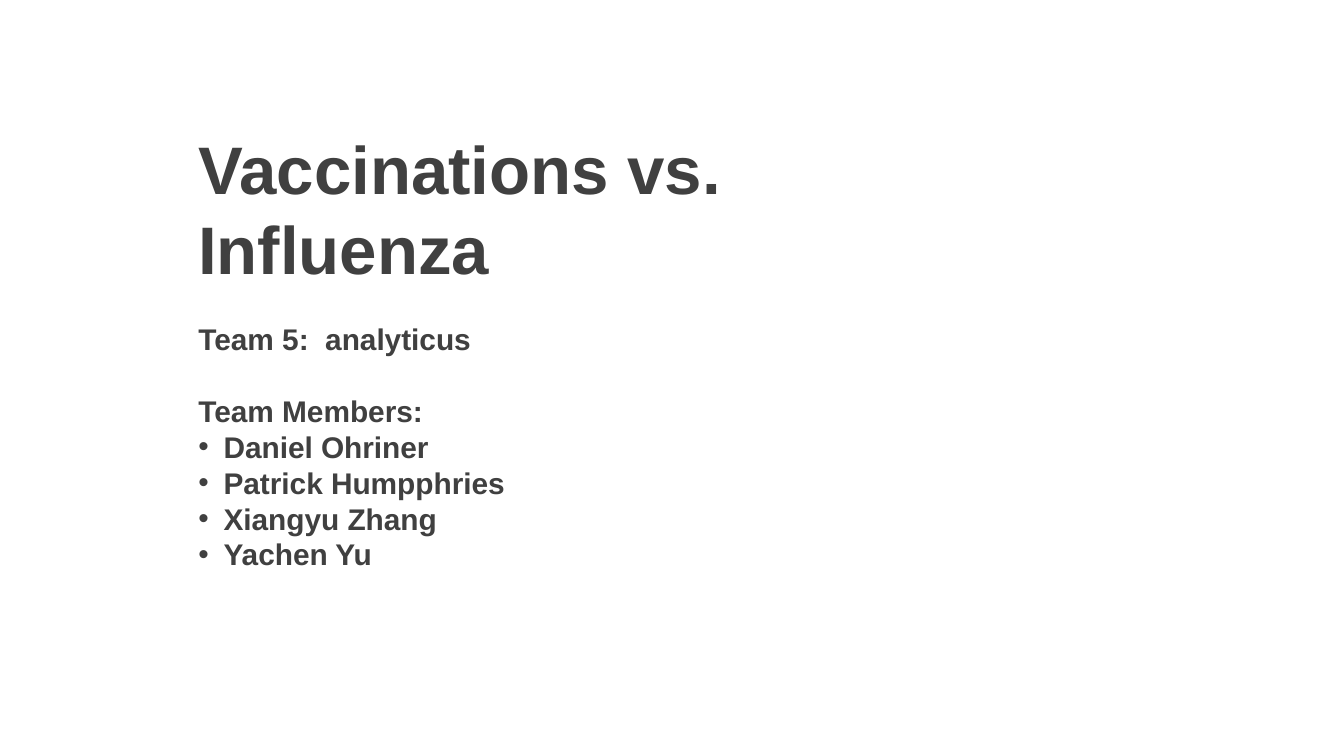
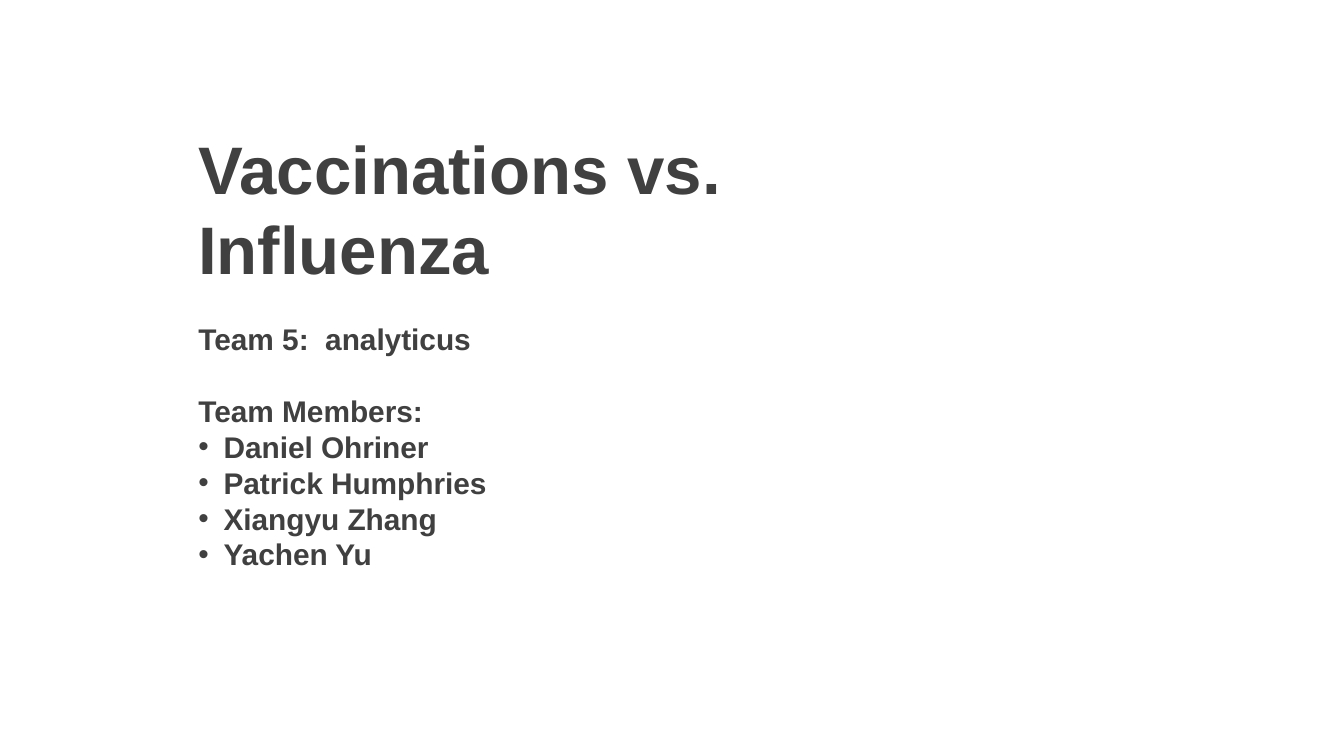
Before and after one commit to zhan656/Analyticus, a slide deck: slide 1 of presentation/analyticus_Influenza_vs._vaccinations.pptx. Drawn at 1344x756 pixels with LibreOffice and Linux fonts; fonts in the diff are those of the drawing; background and template pictures are left out. Boxes give left, top, right and bottom in pixels: in the first picture for what was removed or moved away, otherwise in the second. Text is boxed around its words. In the diff, an @@ line names an element or a change of style, - is before the commit and + after.

```diff
--- a/presentation/analyticus_Influenza_vs._vaccinations.pptx
+++ b/presentation/analyticus_Influenza_vs._vaccinations.pptx
@@ text at (224,472,487,499): text changed @@
-• Patrick Humpphries
+• Patrick Humphries
```
Also in this commit, not shown: 1 other slide changed.
